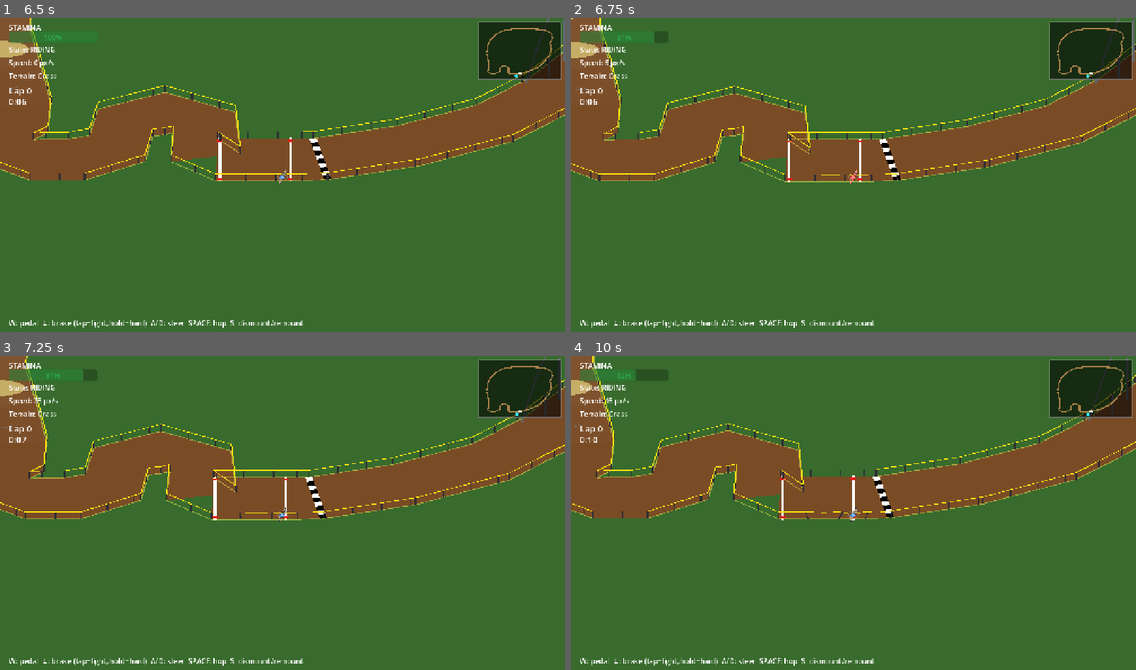
Above: before the commit, frames 1-4 (two rows, left to right).
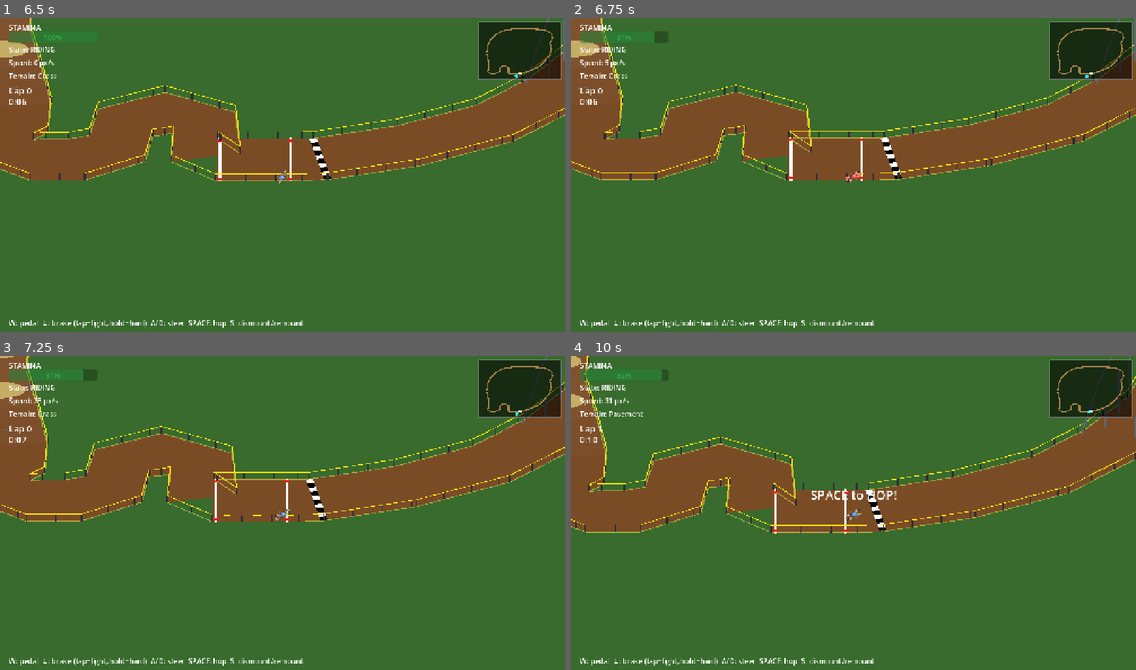
Above: after the commit, the same moments.

Repository: koniho/godot-cyclocross
Game: Godot game, scene res://scenes/test_arena.tscn
The game is run twice, just before and just after one commit, with the same random seed, the same clock (stepped at 60 frames per second) and the same inputs. This scene is started directly instead of the project's main scene.
Inputs (mouse positions are in pixels of both pictures, inside the frame that each line leads up to):
- Up to frame 1 (6.5 s): tap Enter at 0.5 s; move the mouse to (406, 162) at 0.52 s; hold D (steer_right) 0.53-1.25 s; tap Space (action) at 0.6 s; click (406, 162) at 0.67 s; tap R (debug_restart) at 1.25, 2, 5.75 s; drag from (169, 193) to (333, 190) at 1.27 s; move the mouse to (339, 105) at 2.02 s; hold D (steer_right) 2.03-2.75 s; hold W (pedal) 2.03-2.75 s; drag from (254, 240) to (339, 184) at 2.77 s; move the mouse to (452, 225) at 3.52 s; hold A (steer_left) 3.53-4.25 s; tap 1 at 3.6 s; drag from (113, 127) to (395, 178) at 4.27 s; move the mouse to (310, 178) at 5.02 s; hold Down (brake) 5.03-5.75 s; tap 3 at 5.1 s; click (310, 178) at 5.17 s; drag from (197, 96) to (418, 165) at 5.77 s
- Up to frame 2 (6.75 s): tap R (debug_restart) at 6.5 s; move the mouse to (977, 162) at 6.52 s; hold Up from 6.53 s (still down); tap 5 at 6.6 s
- Up to frame 3 (7.25 s): keep holding Up
- Up to frame 4 (10 s): release Up at 7.25 s; drag from (740, 531) to (1000, 500) at 7.27 s; move the mouse to (910, 443) at 8.02 s; hold Down (brake) 8.03-8.75 s; tap 7 at 8.1 s; tap R (debug_restart) at 8.75 s; drag from (825, 578) to (1023, 494) at 8.77 s; move the mouse to (1023, 563) at 9.52 s; hold Up from 9.53 s (still down); tap T at 9.6 s; click (1023, 563) at 9.67 s

Frame 1 is identical in both runs. In frame 2, 3.5% of the frame differs, in the area x 0-100%, y 0-53%; in frame 3, 3.9%; in frame 4, 11%, in the area x 0-100%, y 0-57%.

Commit message:
Fix tape collision jitter — deflect velocity instead of nudging position
Replace position nudge with velocity/heading redirect toward nearest
track point. Eliminates oscillation from push-back fighting with
player movement each frame. The stumble speed cut plus redirected
heading naturally guides the player back on-course.

Co-Authored-By: Claude Opus 4.6 (1M context) <noreply@anthropic.com>

Diff:
--- a/src/rider/rider.gd
+++ b/src/rider/rider.gd
@@ -327,12 +327,12 @@
 	if not course.is_on_course(front_g) or not course.is_on_course(rear_g):
 		if course.has_method("animate_tape_at"):
 			course.animate_tape_at(course.to_local(global_position))
-		# Push player back onto the course + stumble penalty
-		_push_back_on_course()
+		# Deflect velocity back onto course + stumble penalty
+		_deflect_onto_course()
 		_crash_off_course()
 
-func _push_back_on_course() -> void:
-	# Gently nudge player toward nearest track point (small step per frame, not a teleport)
+func _deflect_onto_course() -> void:
+	# Redirect velocity toward nearest track point instead of nudging position
 	if not course or not course.has_method("get_track_points"):
 		return
 	var pts: PackedVector2Array = course.get_track_points()
@@ -344,9 +344,11 @@
 		if d < best_d:
 			best_d = d
 			best_pt = p
+	# Steer heading toward the nearest track point
 	var target_g := course.to_global(best_pt)
-	var nudge := (target_g - global_position).normalized() * 5.0
-	global_position += nudge
+	var to_track := (target_g - global_position).normalized()
+	heading = to_track.angle()
+	velocity = to_track * current_speed
 
 func _land():
 	state = _jump_from_state  # return to riding or dismounted depending on jump origin
